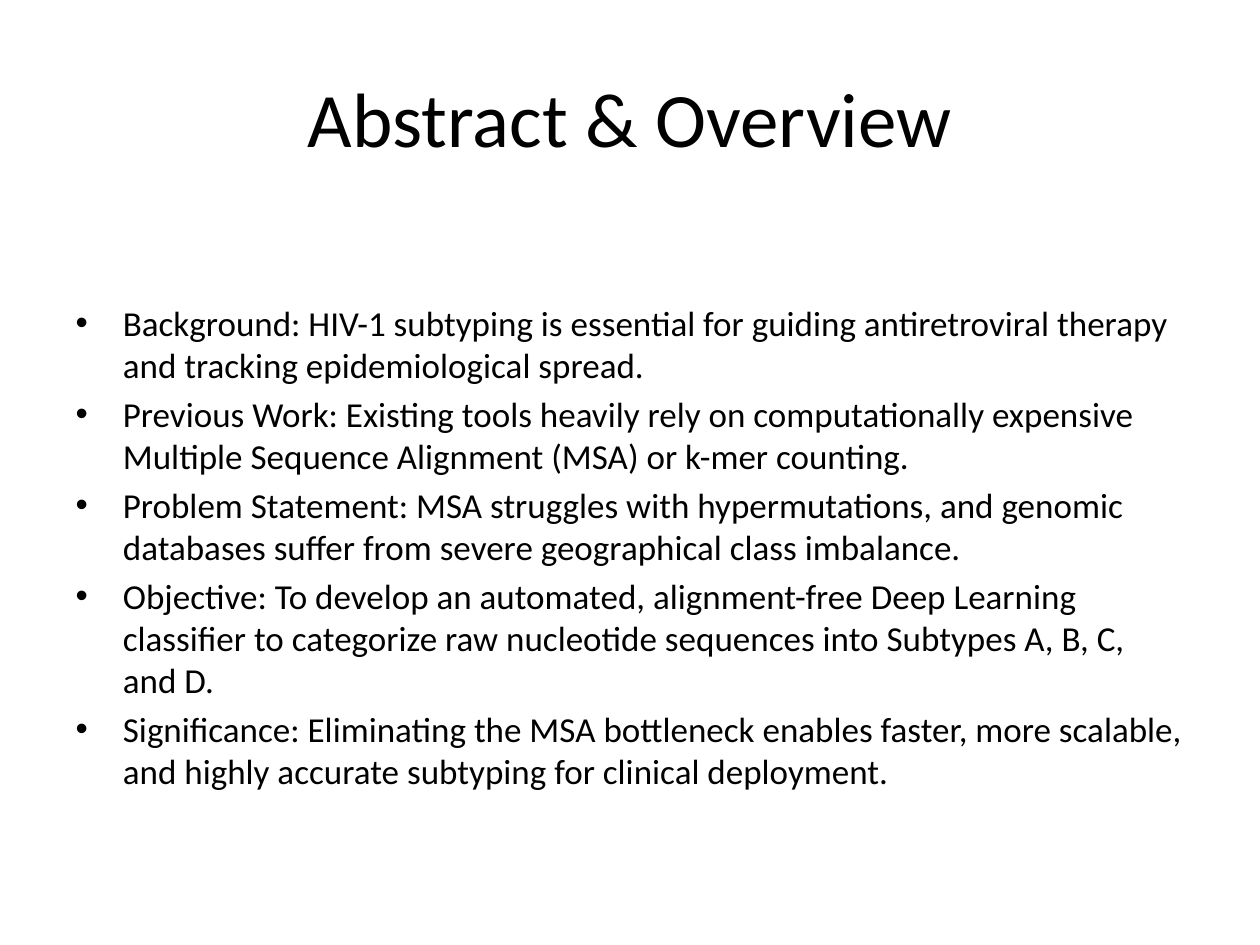
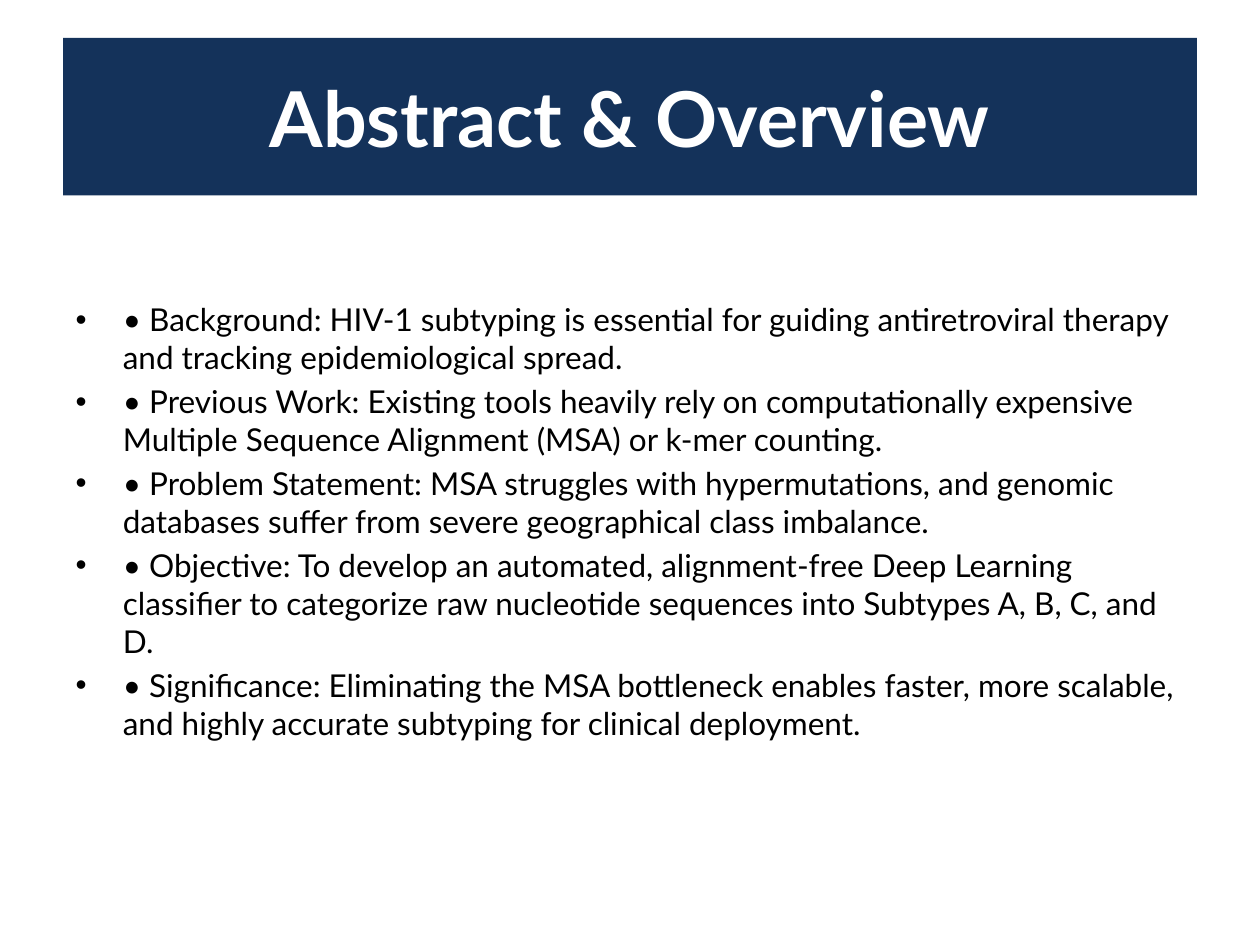
Before and after one commit to JNagawa/HIV_subtype_classifier_DeepLearning, a slide deck: slide 2 of reports/presentation.pptx. Drawn at 1260x945 pixels with LibreOffice and Linux fonts; fonts in the diff are those of the drawing. Boxes give left, top, right and bottom in pixels: in the first picture for what was removed or moved away, otherwise in the second. Text is boxed around its words. In the diff, an @@ line names an element or a change of style, - is before the commit and + after.

Commit message:
Apply premium dark blue styling, bold headers, and clean font sizing across the presentation

```diff
--- a/reports/presentation.pptx
+++ b/reports/presentation.pptx
@@ title "Abstract & Overview": place and size @@
-title "Abstract & Overview" at [308,93,951,148]
+title "Abstract & Overview" at [63,38,1197,195]
@@ title "Abstract & Overview" at [63,38,1197,195]: font Calibri to Lato, text colour #000000 to #FFFFFF, bold on; fill none to #14325A @@
@@ text at [123,307,1173,741]: text changed; size 20 to 18 pt; font Calibri to Lato @@
-• Background: HIV-1 subtyping is essential for guiding antiretroviral therapy and tracking epidemiological spread.
-• Previous Work: Existing tools heavily rely on computationally expensive Multiple Sequence Alignment (MSA) or k-mer counting.
-• Problem Statement: MSA struggles with hypermutations, and genomic databases suffer from severe geographical class imbalance.
-• Objective: To develop an automated, alignment-free Deep Learning classifier to categorize raw nucleotide sequences into Subtypes A, B, C, and D.
-• Significance: Eliminating the MSA bottleneck enables faster, more scalable, and highly accurate subtyping for clinical deployment.
+• • Background: HIV-1 subtyping is essential for guiding antiretroviral therapy and tracking epidemiological spread.
+• • Previous Work: Existing tools heavily rely on computationally expensive Multiple Sequence Alignment (MSA) or k-mer counting.
+• • Problem Statement: MSA struggles with hypermutations, and genomic databases suffer from severe geographical class imbalance.
+• • Objective: To develop an automated, alignment-free Deep Learning classifier to categorize raw nucleotide sequences into Subtypes A, B, C, and D.
+• • Significance: Eliminating the MSA bottleneck enables faster, more scalable, and highly accurate subtyping for clinical deployment.
```
Also in this commit, not shown: 14 other slides changed, 1 other file.
